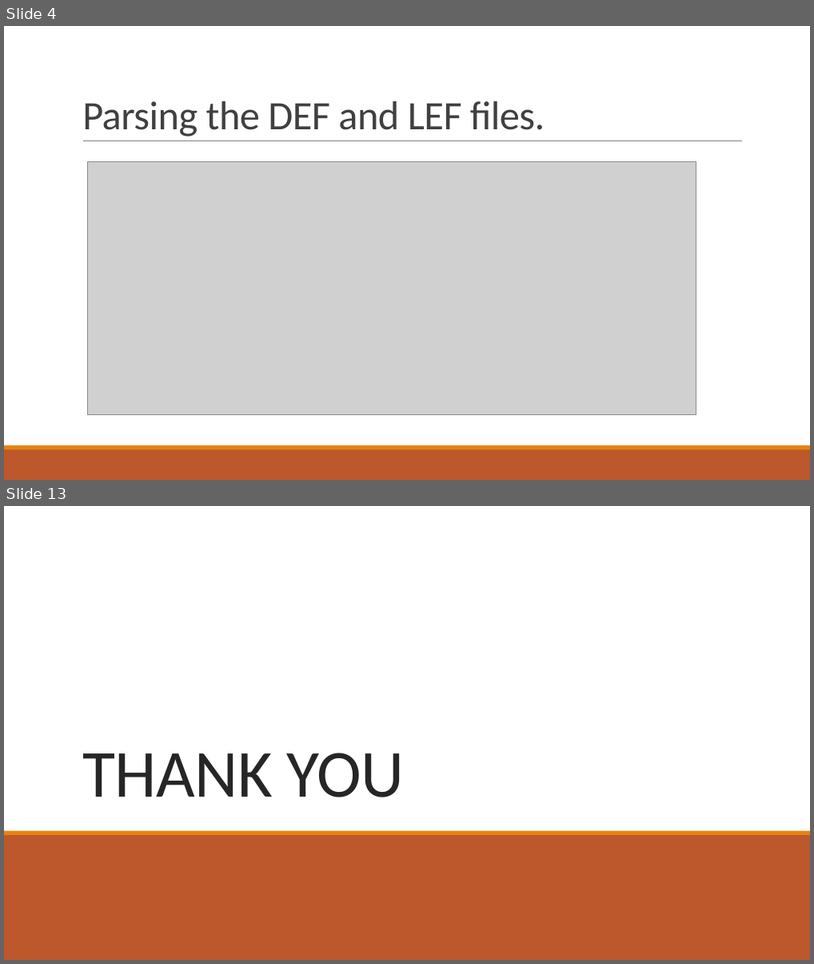
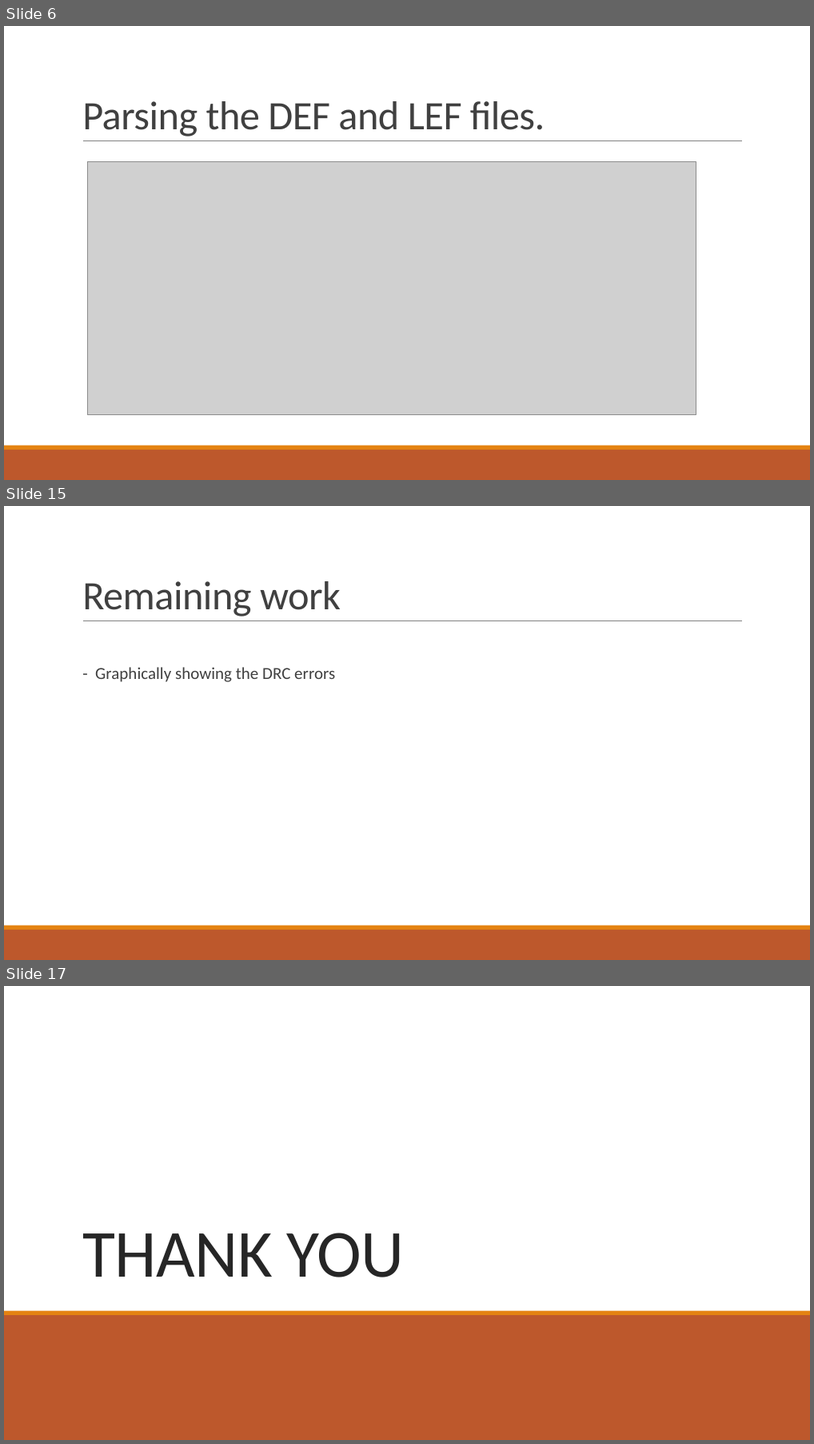
Before and after one commit to AhmedSharaf98/DEF-to-SVG, a slide deck: docs/DEF-LEF to SVG.pptx. Shown one above the other, each under a label of ours: slides 4 and 13 before the commit, slides 6, 15 and 17 after it; the slides between them are not shown. The pictures are 814x964 and 814x1444 pixels, drawn with LibreOffice and Linux fonts; fonts in the diff are those of the drawing; grey boxes stand for pictures. Boxes give left, top, right and bottom in pixels: in the first picture for what was removed or moved away, otherwise in the second. Text is boxed around its words. In the diff, an @@ line names an element or a change of style, - is before the commit and + after.

```diff
--- a/docs/DEF-LEF to SVG.pptx
+++ b/docs/DEF-LEF to SVG.pptx
@@ slide 15 added at <box>4,506,810,960</box>, background #FFFFFF; not listed: 3 template elements that a slide beside it also shows @@
@@ title added at <box>82,581,341,616</box>, 48 pt, text #404040 @@
+Remaining work
@@ text added at <box>95,667,335,682</box>, 20 pt, text #404040 @@
+  - Graphically showing the DRC errors
@@ what was slide 4 is now slide 6 @@
@@ what was slide 13 is now slide 17 @@
```
Also in this commit, not shown: 9 slides changed, 5 other slides added, 2 slides removed, 1 other file.
